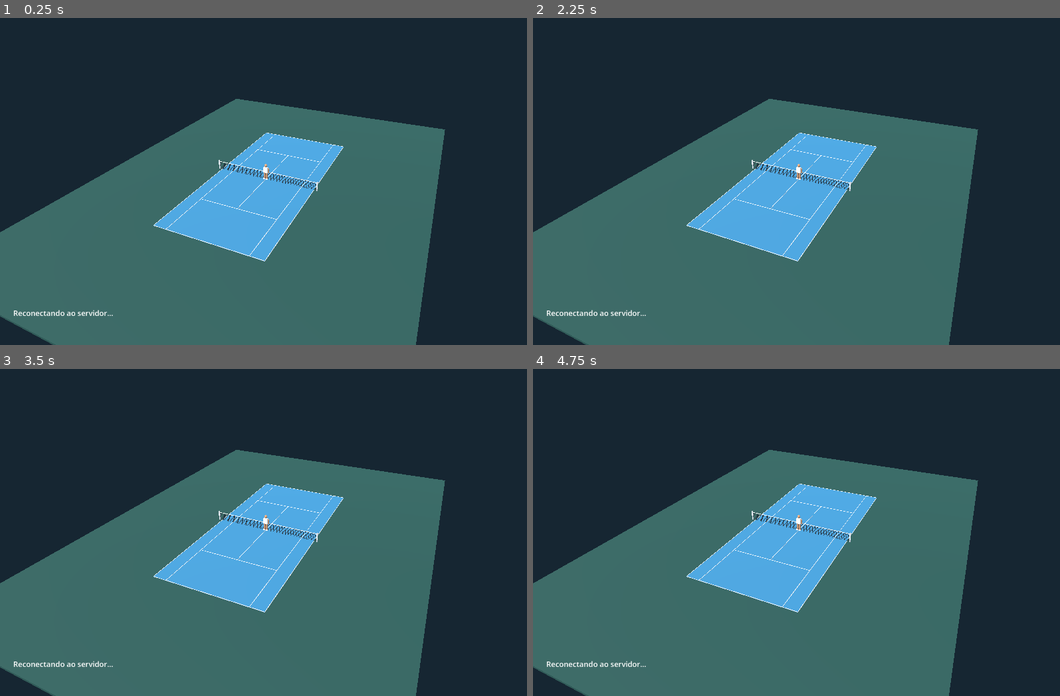
Above: before the commit, frames 1-4 (two rows, left to right).
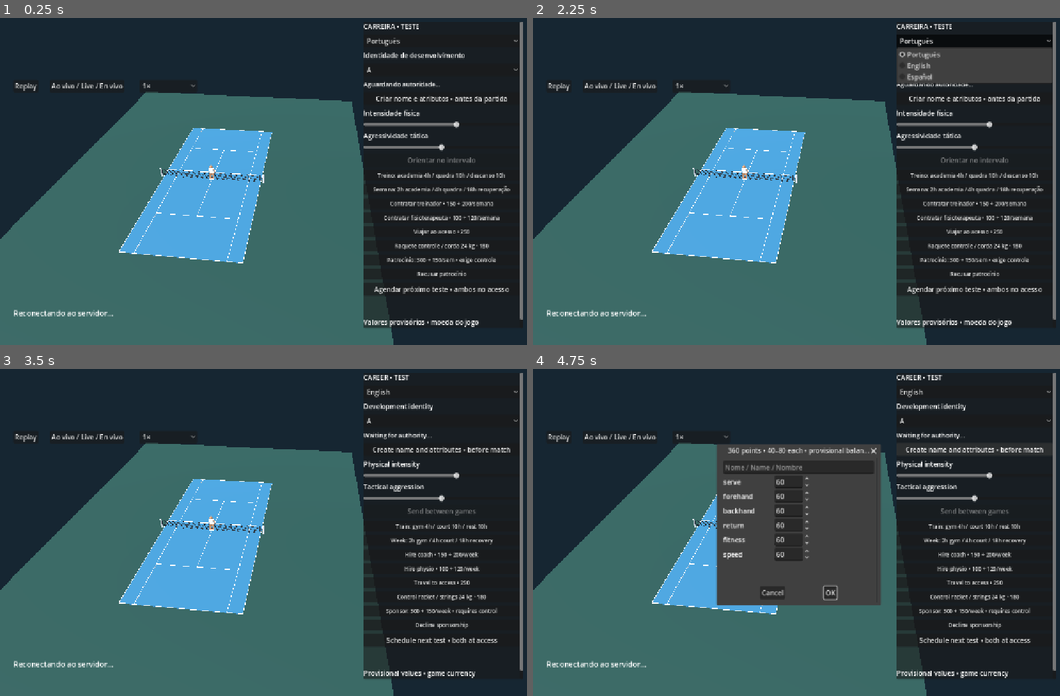
Above: after the commit, the same moments.

Repository: pprjcorp-ux/ATP-Simulator
Game: Godot game, scene res://main.tscn
The game is run twice, just before and just after one commit, with the same random seed, the same clock (stepped at 60 frames per second) and the same inputs.
Inputs (mouse positions are in pixels of both pictures, inside the frame that each line leads up to):
- Up to frame 1 (0.25 s): no input
- Up to frame 2 (2.25 s): click (559, 86) at 0.5 s, where only the run after the commit has a clickable "Replay"; click (622, 86) at 1.25 s, where only the run after the commit has a clickable "Ao vivo / Live / En vivo"; click (975, 40) at 2 s, where only the run after the commit has a clickable "Português"
- Up to frame 3 (3.5 s): click (442, 421) at 2.75 s, where only the run after the commit has a clickable "A"
- Up to frame 4 (4.75 s): click (975, 391) at 3.5 s, where only the run after the commit has a clickable "English"; click (975, 450) at 4.25 s, where only the run after the commit has a clickable "Create name and attributes • …"

The runs differ from the first frame. In frame 1, 24% of the frame differs, in the area x 0-100%, y 1-100%; in frame 2, 28%; in frame 3, 24%; in frame 4, 32%.

Commit message:
feat(career): connect weekly planning and economy to shared matches

Diff:
--- /dev/null
+++ b/client/career_panel.gd
@@ -0,0 +1,222 @@
+extends PanelContainer
+
+signal instruction_sent(body: Dictionary)
+var api := HTTPRequest.new()
+var action_api := HTTPRequest.new()
+var summary := Label.new()
+var feedback := Label.new()
+var identity := OptionButton.new()
+var intensity := HSlider.new()
+var aggression := HSlider.new()
+var send := Button.new()
+var language := OptionButton.new()
+var labels: Array = []
+var selected := 0
+var locale := 0
+var game_number := -1
+var fixture := ""
+var refresh_elapsed := 0.0
+var busy := false
+var strings := {
+	"create": ["Criar nome e atributos • antes da partida", "Create name and attributes • before match", "Crear nombre y atributos • antes del partido"],
+	"schedule": ["Agendar próximo teste • ambos no acesso", "Schedule next test • both at access", "Programar próxima prueba • ambos en acceso"],
+	"title": ["CARREIRA • TESTE", "CAREER • TEST", "CARRERA • PRUEBA"],
+	"identity": ["Identidade de desenvolvimento", "Development identity", "Identidad de desarrollo"],
+	"physical": ["Intensidade física", "Physical intensity", "Intensidad física"],
+	"risk": ["Agressividade tática", "Tactical aggression", "Agresividad táctica"],
+	"send": ["Orientar no intervalo", "Send between games", "Instrucción entre juegos"],
+	"train": ["Treino: academia 4h / quadra 10h / descanso 10h", "Train: gym 4h / court 10h / rest 10h", "Entrenar: gimnasio 4h / pista 10h / descanso 10h"],
+	"rest": ["Semana: 2h academia / 4h quadra / 18h recuperação", "Week: 2h gym / 4h court / 18h recovery", "Semana: 2h gimnasio / 4h pista / 18h recuperación"],
+	"coach": ["Contratar treinador • 150 + 200/semana", "Hire coach • 150 + 200/week", "Contratar entrenador • 150 + 200/semana"],
+	"physio": ["Contratar fisioterapeuta • 100 + 120/semana", "Hire physio • 100 + 120/week", "Contratar fisioterapeuta • 100 + 120/semana"],
+	"travel": ["Viajar ao acesso • 250", "Travel to access • 250", "Viajar al acceso • 250"],
+	"equipment": ["Raquete controle / corda 24 kg • 180", "Control racket / strings 24 kg • 180", "Raqueta control / cuerdas 24 kg • 180"],
+	"sponsor": ["Patrocínio: 300 + 150/sem • exige controle", "Sponsor: 300 + 150/week • requires control", "Patrocinio: 300 + 150/sem • exige control"],
+	"decline": ["Recusar patrocínio", "Decline sponsorship", "Rechazar patrocinio"],
+	"accepted": ["Decisão confirmada pelo servidor", "Decision confirmed by server", "Decisión confirmada por servidor"],
+	"offline": ["Aguardando autoridade…", "Waiting for authority…", "Esperando autoridad…"],
+	"balance": ["Saldo", "Balance", "Saldo"],
+	"fatigue": ["Fadiga", "Fatigue", "Fatiga"],
+	"ticket": ["Vaga de acesso", "Access ticket", "Plaza de acceso"],
+	"notice": ["Valores provisórios • moeda do jogo\nUma semana a cada 24 horas reais", "Provisional values • game currency\nOne week every 24 real hours", "Valores provisionales • moneda del juego\nUna semana cada 24 horas reales"]
+}
+
+func tr_key(key: String) -> String:
+	return strings[key][locale]
+
+func caption(container: VBoxContainer, key: String) -> Label:
+	var label := Label.new()
+	label.text = tr_key(key)
+	container.add_child(label)
+	labels.append([label, key])
+	return label
+
+func action_button(container: VBoxContainer, key: String, action: String, values: Dictionary) -> void:
+	var button := Button.new()
+	button.text = tr_key(key)
+	button.clip_text = true
+	button.tooltip_text = tr_key(key)
+	button.add_theme_font_size_override("font_size", 13)
+	button.pressed.connect(func(): submit(action, values))
+	container.add_child(button)
+	labels.append([button, key])
+
+func _ready() -> void:
+	position = Vector2(875, 20)
+	custom_minimum_size = Vector2(385, 650)
+	var scroll := ScrollContainer.new()
+	scroll.custom_minimum_size = Vector2(385, 740)
+	scroll.horizontal_scroll_mode = ScrollContainer.SCROLL_MODE_DISABLED
+	add_child(scroll)
+	var stack := VBoxContainer.new()
+	stack.size_flags_horizontal = Control.SIZE_EXPAND_FILL
+	stack.add_theme_constant_override("separation", 8)
+	scroll.add_child(stack)
+	caption(stack, "title")
+	for name in ["Português", "English", "Español"]:
+		language.add_item(name)
+	stack.add_child(language)
+	language.item_selected.connect(func(index):
+		locale = index
+		for item in labels:
+			item[0].text = tr_key(item[1])
+		refresh())
+	caption(stack, "identity")
+	identity.add_item("A")
+	identity.add_item("B")
+	stack.add_child(identity)
+	for argument in OS.get_cmdline_user_args():
+		if argument == "--participant=1":
+			selected = 1
+			identity.select(1)
+	identity.item_selected.connect(func(index): selected = index; refresh())
+	summary.add_theme_font_size_override("font_size", 15)
+	stack.add_child(summary)
+	var create := Button.new()
+	create.text = tr_key("create")
+	labels.append([create, "create"])
+	create.pressed.connect(create_dialog)
+	stack.add_child(create)
+	caption(stack, "physical")
+	intensity.min_value = 0
+	intensity.max_value = 1
+	intensity.step = 0.1
+	intensity.value = 0.6
+	stack.add_child(intensity)
+	caption(stack, "risk")
+	aggression.min_value = 0
+	aggression.max_value = 1
+	aggression.step = 0.1
+	aggression.value = 0.5
+	stack.add_child(aggression)
+	send.text = tr_key("send")
+	send.disabled = true
+	send.pressed.connect(send_instruction)
+	stack.add_child(send)
+	labels.append([send, "send"])
+	action_button(stack, "train", "plan_week", {"gym": 4, "court": 10, "recovery": 10, "focus": "forehand"})
+	action_button(stack, "rest", "plan_week", {"gym": 2, "court": 4, "recovery": 18, "focus": "backhand"})
+	action_button(stack, "coach", "team", {"role": "coach", "hire": true})
+	action_button(stack, "physio", "team", {"role": "physio", "hire": true})
+	action_button(stack, "travel", "travel", {"destination": "access-court"})
+	action_button(stack, "equipment", "equipment", {"model": "control", "tension": 24})
+	action_button(stack, "sponsor", "sponsor", {"accept": true})
+	action_button(stack, "decline", "sponsor", {"accept": false})
+	var schedule := Button.new()
+	schedule.text = tr_key("schedule")
+	schedule.pressed.connect(func(): post("/schedule", {"id": "schedule-%s" % Time.get_ticks_usec()}))
+	stack.add_child(schedule)
+	labels.append([schedule, "schedule"])
+	feedback.autowrap_mode = TextServer.AUTOWRAP_WORD_SMART
+	feedback.custom_minimum_size = Vector2(365, 36)
+	stack.add_child(feedback)
+	caption(stack, "notice")
+	add_child(api)
+	add_child(action_api)
+	api.request_completed.connect(received)
+	action_api.request_completed.connect(action_received)
+	refresh()
+
+func refresh() -> void:
+	if api.get_http_client_status() == HTTPClient.STATUS_DISCONNECTED:
+		api.request("http://127.0.0.1:8765/career")
+
+func received(result: int, code: int, _headers: PackedStringArray, body: PackedByteArray) -> void:
+	if result != HTTPRequest.RESULT_SUCCESS or code != 200:
+		summary.text = tr_key("offline")
+		return
+	var data = JSON.parse_string(body.get_string_from_utf8())
+	if not data is Dictionary:
+		return
+	var athlete = data.athletes[selected]
+	summary.text = "%s   •   2027 / %d\n%s: %.2f   |   %s: %.1f\n%s: %s" % [athlete.name, data.week + 1, tr_key("balance"), athlete.balance_cents / 100.0, tr_key("fatigue"), athlete.fatigue, tr_key("ticket"), str(athlete.access_ticket)]
+
+func update_window(events: Array, elapsed: float, match_fixture: String) -> void:
+	fixture = match_fixture
+	game_number = -1
+	for event in events:
+		if event.kind == "instruction_window" and event.at <= elapsed and elapsed < event.closes_at:
+			game_number = int(event.game_number)
+	send.disabled = game_number < 0 or busy
+
+func send_instruction() -> void:
+	var body := {"id": "ui-instruction-%s-%s" % [Time.get_unix_time_from_system(), Time.get_ticks_usec()], "player": selected, "game_number": game_number, "fixture": fixture, "plan": {"intensity": intensity.value, "aggression": aggression.value}}
+	post("/instruction", body)
+
+func submit(action: String, values: Dictionary) -> void:
+	var body := values.duplicate()
+	body.merge({"id": "ui-career-%s-%s" % [Time.get_unix_time_from_system(), Time.get_ticks_usec()], "athlete": selected, "action": action})
+	post("/career", body)
+
+func post(path: String, body: Dictionary) -> void:
+	if busy:
+		return
+	busy = true
+	action_api.request("http://127.0.0.1:8765" + path, ["Content-Type: application/json"], HTTPClient.METHOD_POST, JSON.stringify(body))
+
+func action_received(result: int, code: int, _headers: PackedStringArray, body: PackedByteArray) -> void:
+	busy = false
+	if result != HTTPRequest.RESULT_SUCCESS:
+		feedback.text = tr_key("offline")
+		return
+	var data = JSON.parse_string(body.get_string_from_utf8())
+	feedback.text = tr_key("accepted") if code == 200 else str(data.get("error", "Error"))
+	refresh()
+
+func _process(delta: float) -> void:
+	refresh_elapsed += delta
+	if refresh_elapsed >= 2:
+		refresh_elapsed = 0
+		refresh()
+
+func create_dialog() -> void:
+	var dialog := ConfirmationDialog.new()
+	dialog.title = "360 points • 40–80 each • provisional balance"
+	var stack := VBoxContainer.new()
+	var name_input := LineEdit.new()
+	name_input.placeholder_text = "Nome / Name / Nombre"
+	stack.add_child(name_input)
+	var fields := {}
+	for attribute in ["serve", "forehand", "backhand", "return", "fitness", "speed"]:
+		var row := HBoxContainer.new()
+		var label := Label.new()
+		label.text = attribute
+		label.custom_minimum_size.x = 120
+		row.add_child(label)
+		var value := SpinBox.new()
+		value.min_value = 40
+		value.max_value = 80
+		value.value = 60
+		row.add_child(value)
+		fields[attribute] = value
+		stack.add_child(row)
+	dialog.add_child(stack)
+	dialog.confirmed.connect(func():
+		var attributes := {}
+		for attribute in fields:
+			attributes[attribute] = int(fields[attribute].value)
+		submit("create", {"name": name_input.text, "attributes": attributes})
+		dialog.queue_free())
+	dialog.canceled.connect(dialog.queue_free)
+	add_child(dialog)
+	dialog.popup_centered(Vector2i(380, 350))
--- a/client/main.gd
+++ b/client/main.gd
@@ -10,7 +10,12 @@
 var rackets: Array[Node3D] = []
 var score := Label.new()
 var status := Label.new()
-var last_event := -1
+var official_time := 0.0
+var fixture := ""
+var cursor := -1
+var replay_mode := false
+var replay_rate := 1.0
+var career_panel: PanelContainer
 
 func material(color: Color) -> StandardMaterial3D:
 	var mat := StandardMaterial3D.new()
@@ -84,7 +89,8 @@
 	ball = sphere(self, 0.067, Vector3(0, 1, 0), Color("e7ff54"))
 	var camera := Camera3D.new()
 	add_child(camera)
-	camera.position = Vector3(15, 20, 32)
+	camera.position = Vector3(4, 24, 34)
+	camera.h_offset = 6
 	camera.look_at(Vector3(0, 0, 0))
 	camera.fov = 48
 	var light := DirectionalLight3D.new()
@@ -107,12 +113,32 @@
 	status.position = Vector2(32, 710)
 	status.add_theme_font_size_override("font_size", 18)
 	layer.add_child(status)
+	var replay := Button.new()
+	replay.position = Vector2(32, 160)
+	replay.text = "Replay"
+	replay.pressed.connect(func(): replay_mode = true; live_time = 0.0)
+	layer.add_child(replay)
+	var live := Button.new()
+	live.position = Vector2(120, 160)
+	live.text = "Ao vivo / Live / En vivo"
+	live.pressed.connect(func(): replay_mode = false; live_time = maxf(0, official_time - 2.0))
+	layer.add_child(live)
+	var speed := OptionButton.new()
+	speed.position = Vector2(335, 160)
+	for label in ["Pausa / Pause", "0.5×", "1×", "2×", "4×"]:
+		speed.add_item(label)
+	speed.select(2)
+	speed.item_selected.connect(func(index): replay_rate = [0.0, 0.5, 1.0, 2.0, 4.0][index])
+	layer.add_child(speed)
+	career_panel = PanelContainer.new()
+	career_panel.set_script(preload("res://career_panel.gd"))
+	layer.add_child(career_panel)
 	add_child(request)
 	request.request_completed.connect(received)
 	poll()
 
 func poll() -> void:
-	request.request("http://127.0.0.1:8765/match")
+	request.request("http://127.0.0.1:8765/match?after=%d" % cursor)
 
 func received(result: int, code: int, _headers: PackedStringArray, body: PackedByteArray) -> void:
 	if result != HTTPRequest.RESULT_SUCCESS or code != 200:
@@ -122,9 +148,18 @@
 	var data = JSON.parse_string(body.get_string_from_utf8())
 	if not data is Dictionary:
 		return
-	events = data.events
+	if fixture != str(data.fixture):
+		fixture = str(data.fixture)
+		events.clear()
+		cursor = -1
+		replay_mode = false
+		return
+	events.append_array(data.events)
+	cursor = int(data.last_seq)
+	official_time = float(data.elapsed)
 	# Two-second presentation buffer; never requests or displays future events.
-	live_time = maxf(0, float(data.elapsed) - 2.0)
+	if not replay_mode:
+		live_time = maxf(0, float(data.elapsed) - 2.0)
 	connected = true
 
 func _process(delta: float) -> void:
@@ -135,7 +170,11 @@
 			poll()
 	if not connected:
 		return
-	live_time += delta
+	official_time += delta
+	var play_delta := delta * (replay_rate if replay_mode else 1.0)
+	live_time += play_delta
+	live_time = minf(live_time, maxf(0, official_time - 2.0))
+	career_panel.update_window(events, official_time, fixture)
 	var current: Dictionary = {}
 	for event in events:
 		if float(event.at) > live_time:
@@ -145,7 +184,9 @@
 		score.text = "ATP SIMULATOR  /  Aguardando início"
 		return
 	score.text = "ACESSO • TESTE 2027\nA   %d sets   %d games   %s\nB   %d sets   %d games   %s" % [current.sets[0], current.games[0], point_label(current.points, 0), current.sets[1], current.games[1], point_label(current.points, 1)]
-	status.text = "AO VIVO  •  %s\nAtletas fictícios • ambiente de desenvolvimento • sem pontos ATP" % current.kind
+	status.text = "%s  •  %s\nAtletas fictícios • ambiente de desenvolvimento • sem pontos ATP" % ["REPLAY" if replay_mode else "AO VIVO", current.kind]
+	if current.has("tiebreak"):
+		score.text += "\nTie-break  %d–%d" % current.tiebreak
 	if current.has("velocity"):
 		var t := clampf(live_time - float(current.at), 0, float(current.duration))
 		ball.position = vector(current.start) + vector(current.velocity) * t + Vector3(0, -4.905 * t * t, 0)
@@ -153,9 +194,9 @@
 			var goal := vector(current.move_targets[index])
 			if int(current.player) == index and current.kind in ["serve", "return", "stroke"]:
 				goal = vector(current.start) - Vector3(0.55, float(current.start[1]), -0.4 if index == 0 else 0.4)
-			players[index].position = players[index].position.move_toward(goal, delta * 7)
+			players[index].position = players[index].position.move_toward(goal, play_delta * 7)
 			rackets[index].position = players[index].position + Vector3(0.55, 1.05, 0)
-			if int(current.player) == index and current.kind in ["serve", "return", "stroke"]:
+			if int(current.player) == index and current.kind in ["serve", "return", "stroke"] and t < 0.15:
 				rackets[index].position = vector(current.start) + Vector3(0, 0, sin(t * 10) * 0.25)
 
 func point_label(points: Array, index: int) -> String:
--- a/client/project.godot
+++ b/client/project.godot
@@ -6,6 +6,8 @@
 [display]
 window/size/viewport_width=1280
 window/size/viewport_height=800
+window/stretch/mode="canvas_items"
 [rendering]
+textures/vram_compression/import_etc2_astc=true
 renderer/rendering_method="gl_compatibility"
 environment/defaults/default_clear_color=Color(0.04,0.07,0.1,1)
Not shown, added: client/career_panel.gd.uid
Not shown, added: client/export_presets.cfg
Not shown, changed: docs/IMPLEMENTATION.md
Not shown, changed: docs/validation/2026-11-09.md
